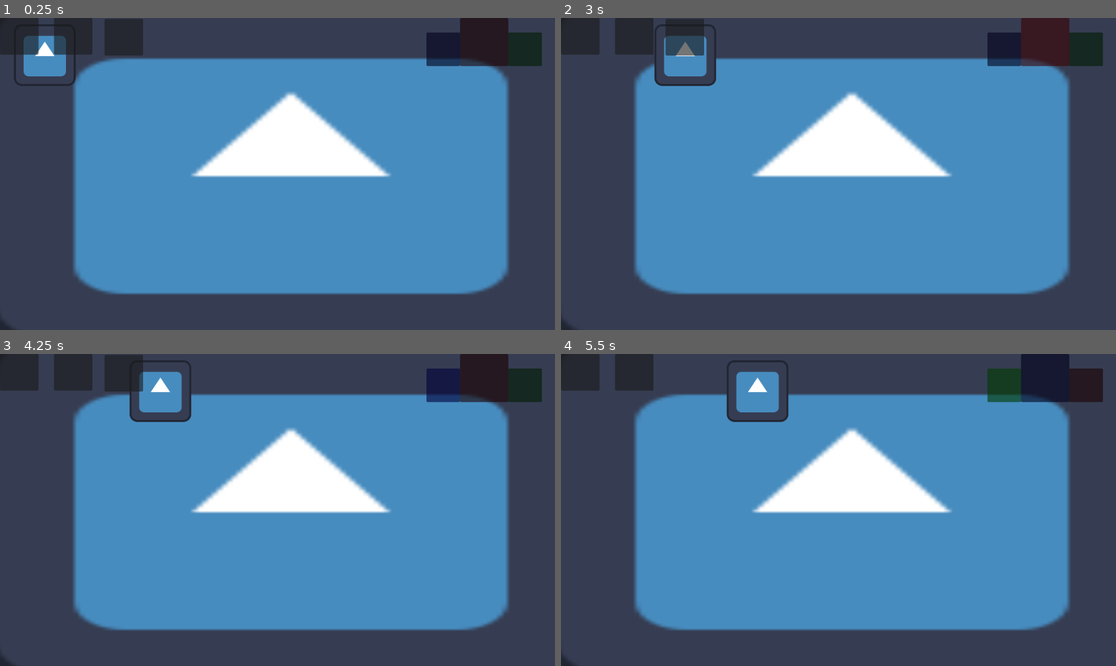
Above: before the commit, frames 1-4 (two rows, left to right).
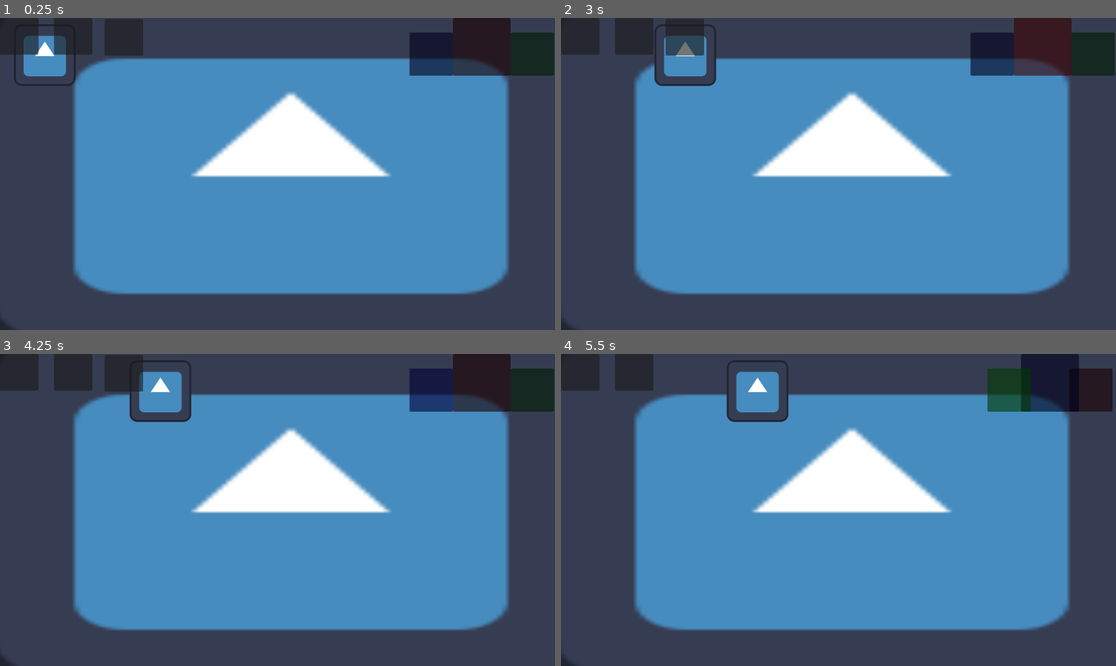
Above: after the commit, the same moments.

Repository: godzilla5hrimp/TheaterJumpShootMan
Game: Godot game, scene res://node_2d.tscn
Two runs of this game, one before a commit and one after it. Both use one fixed random seed, a clock stepped at 60 frames per second and the inputs below. The engine's default icon, where the game draws it, is replaced by a stand-in: a white triangle on a blue panel in a dark square.
Inputs (mouse positions are in pixels of both pictures, inside the frame that each line leads up to; where the layout moved, square brackets give the same spot in the first picture):
- Up to frame 1 (0.25 s): no input
- Up to frame 2 (3 s): click (577, 36) at 0.5 s; click (633, 36) at 1.25 s; click (683, 36) at 2 s; click (1043, 46) [1043, 42] at 2.75 s
- Up to frame 3 (4.25 s): click (432, 391) [444, 385] at 3.5 s
- Up to frame 4 (5.5 s): click (1093, 391) [1088, 385] at 4.25 s; hold X (SwapMaskForward) from 5.03 s (still down); tap P (ReduceUIHearts) at 5.1 s

The runs differ from the first frame. In frame 1, 1.5% of the frame differs, in the area x 73-100%, y 0-19%; in frame 2, 1.6%; in frame 3, 1.6%; in frame 4, 1.1%.

Commit message:
size changes for mask ui

Diff:
--- a/mask-game-jam-game/UI.tscn
+++ b/mask-game-jam-game/UI.tscn
@@ -44,22 +44,22 @@
 [node name="MaskSwapRedmask" type="Button" parent="Mask Swap UI" unique_id=1050426640]
 modulate = Color(1, 0, 0, 1)
 layout_mode = 0
-offset_left = 955.0
-offset_right = 1055.0
-offset_bottom = 100.0
+offset_left = 940.0
+offset_right = 1060.0
+offset_bottom = 120.0
 
 [node name="MaskSwapBluemask" type="Button" parent="Mask Swap UI" unique_id=97503093]
 modulate = Color(0, 0, 1, 1)
 layout_mode = 0
-offset_left = 885.0
+offset_left = 850.0
 offset_top = 30.0
-offset_right = 955.0
-offset_bottom = 100.0
+offset_right = 940.0
+offset_bottom = 120.0
 
 [node name="MaskSwapGreenmask" type="Button" parent="Mask Swap UI" unique_id=986822504]
 modulate = Color(0, 1, 0, 1)
 layout_mode = 0
-offset_left = 1055.0
+offset_left = 1060.0
 offset_top = 30.0
-offset_right = 1125.0
-offset_bottom = 100.0
+offset_right = 1150.0
+offset_bottom = 120.0
--- a/mask-game-jam-game/mask_swap_ui.gd
+++ b/mask-game-jam-game/mask_swap_ui.gd
@@ -1,11 +1,11 @@
 extends Control
 var MaskState := 1
 var PosCurrentMask = Vector2(955,0)
-var SizeCurrentMask = Vector2(100,100)
+var SizeCurrentMask = Vector2(120,120)
 var PosPreviousMask = Vector2(885,30)
-var SizePreviousMask = Vector2(70,70)
+var SizePreviousMask = Vector2(90,90)
 var PosNextMask = Vector2(1055,30)
-var SizeNextMask = Vector2(70,70)
+var SizeNextMask = Vector2(90,90)
 
 # Called when the node enters the scene tree for the first time.
 func _ready() -> void:
